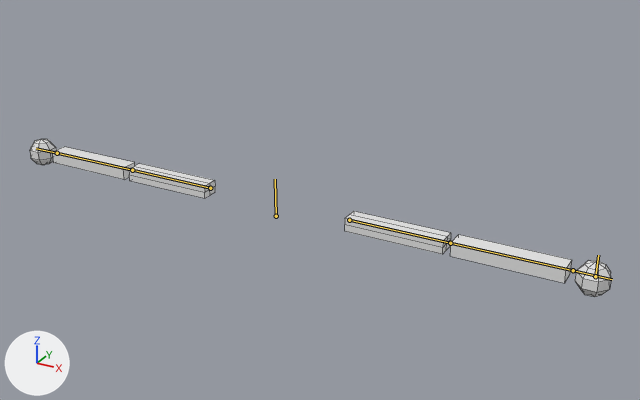
One commit to the Blender file Assets/Models/simple arms.blend: the scene before it, then after it.
The view is the same before and after, from a 50 mm lens placed at (1.58, -2.54, 1.33), pointed at (0.23, -0.08, 0.1). Lighting does not change. The marker at lower left points along +X, +Y and +Z. The bones that bend it are drawn over the model as lines. Mesh edges are drawn as thin lines.
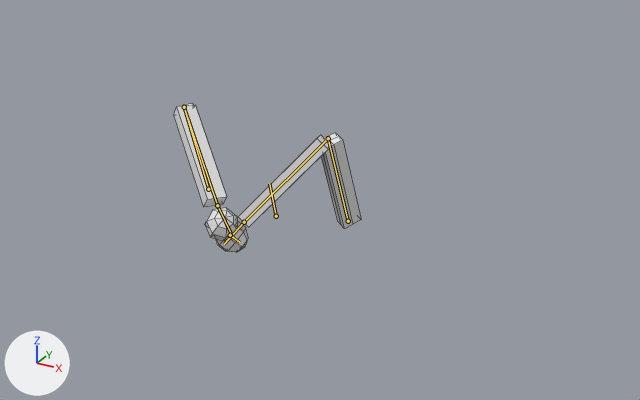
The newer file adds an action. The first version stands in its rest pose; the second is drawn at frame 20 of the action 'Heavy Attack 1'.

Location of each change, (x1, y1, x2, y2) in pixels of the pictures (640 x 400 px):
'Cube', posed (68% narrower)
    before: (30, 139, 611, 297)
    after: (173, 103, 361, 252)
bone 'Bone.006', root to tip
    before: (276, 216) to (275, 179)
    after: (276, 216) to (269, 183)
bone 'Bone', root to tip
    before: (210, 188) to (132, 170)
    after: (208, 189) to (184, 107)
bone 'Bone.001', root to tip
    before: (132, 170) to (57, 153)
    after: (184, 107) to (217, 205)
bone 'Bone.002', root to tip
    before: (57, 153) to (36, 148)
    after: (217, 205) to (232, 236)
bone 'Bone.003', root to tip
    before: (349, 220) to (450, 243)
    after: (348, 221) to (328, 138)
bone 'Bone.004', root to tip
    before: (450, 243) to (573, 270)
    after: (328, 138) to (244, 222)
bone 'Bone.005', root to tip
    before: (573, 270) to (612, 279)
    after: (244, 222) to (224, 244)

The change, as a diff of the scene's bpy script:
```diff
--- a/Assets/Models/simple arms.blend.py
+++ b/Assets/Models/simple arms.blend.py
@@ bone_bone_006 @@
 bone_bone_006 = bpy.data.objects['Armature'].pose.bones['Bone.006']
-bone_bone_006.rotation_quaternion = (1.0, 0.0, 0.0, 0.0)  # degrees (0, 0, 0)
+bone_bone_006.rotation_quaternion = (0.991, 0.132, 0.0, 0.0)  # degrees (15, 0, 0)
@@ bone_bone @@
 bone_bone = bpy.data.objects['Armature'].pose.bones['Bone']  # child of 'Bone.006'
-bone_bone.rotation_quaternion = (1.0, 0.0, 0.0, 0.0)  # degrees (0, 0, 0)
+bone_bone.rotation_quaternion = (0.181, -0.674, -0.68, -0.227)  # degrees (-4, -146, -88)
@@ bone_bone_001 @@
 bone_bone_001 = bpy.data.objects['Armature'].pose.bones['Bone.001']  # child of 'Bone'
-bone_bone_001.rotation_quaternion = (1.0, 0.0, 0.0, 0.0)  # degrees (0, 0, 0)
+bone_bone_001.rotation_quaternion = (0.41, -0.748, 0.34, -0.397)  # degrees (-112, -18, -61)
@@ bone_bone_002 @@
 bone_bone_002 = bpy.data.objects['Armature'].pose.bones['Bone.002']  # child of 'Bone.001'
-bone_bone_002.rotation_quaternion = (1.0, 0.0, 0.0, 0.0)  # degrees (0, 0, 0)
+bone_bone_002.rotation_quaternion = (0.993, -0.085, 0.067, -0.054)  # degrees (-10, 7, -7)
@@ bone_bone_003 @@
 bone_bone_003 = bpy.data.objects['Armature'].pose.bones['Bone.003']  # child of 'Bone.006'
-bone_bone_003.rotation_quaternion = (1.0, 0.0, 0.0, 0.0)  # degrees (0, 0, 0)
+bone_bone_003.rotation_quaternion = (0.165, -0.666, 0.683, 0.25)  # degrees (-8, 146, 86)
@@ bone_bone_004 @@
 bone_bone_004 = bpy.data.objects['Armature'].pose.bones['Bone.004']  # child of 'Bone.003'
-bone_bone_004.rotation_quaternion = (1.0, 0.0, 0.0, 0.0)  # degrees (0, 0, 0)
+bone_bone_004.rotation_quaternion = (0.407, -0.82, -0.259, 0.309)  # degrees (-120, 17, 45)
@@ bone_bone_005 @@
 bone_bone_005 = bpy.data.objects['Armature'].pose.bones['Bone.005']  # child of 'Bone.004'
-bone_bone_005.rotation_quaternion = (1.0, 0.0, 0.0, 0.0)  # degrees (0, 0, 0)
+bone_bone_005.rotation_quaternion = (0.993, -0.094, -0.063, 0.033)  # degrees (-11, -7, 4)
```
